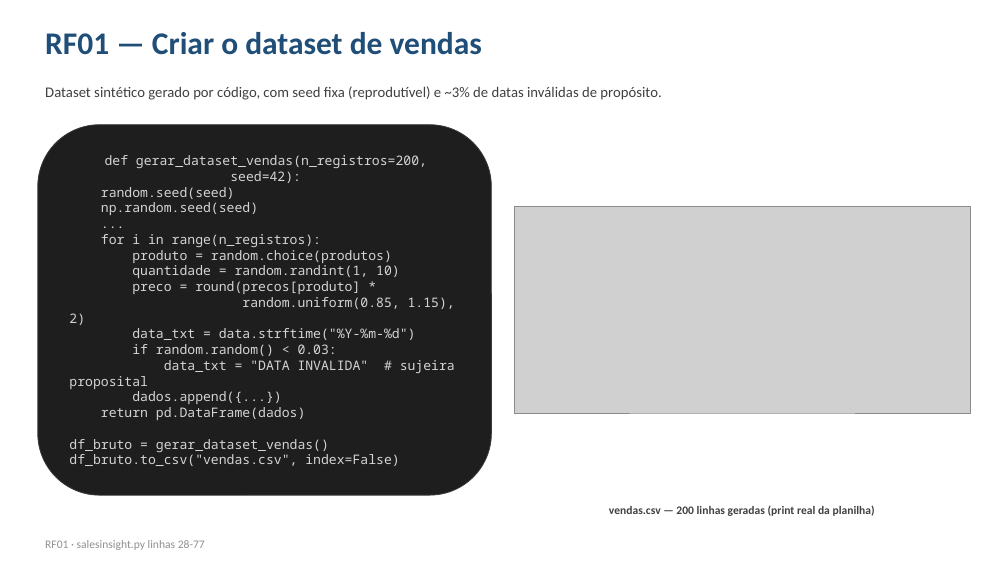
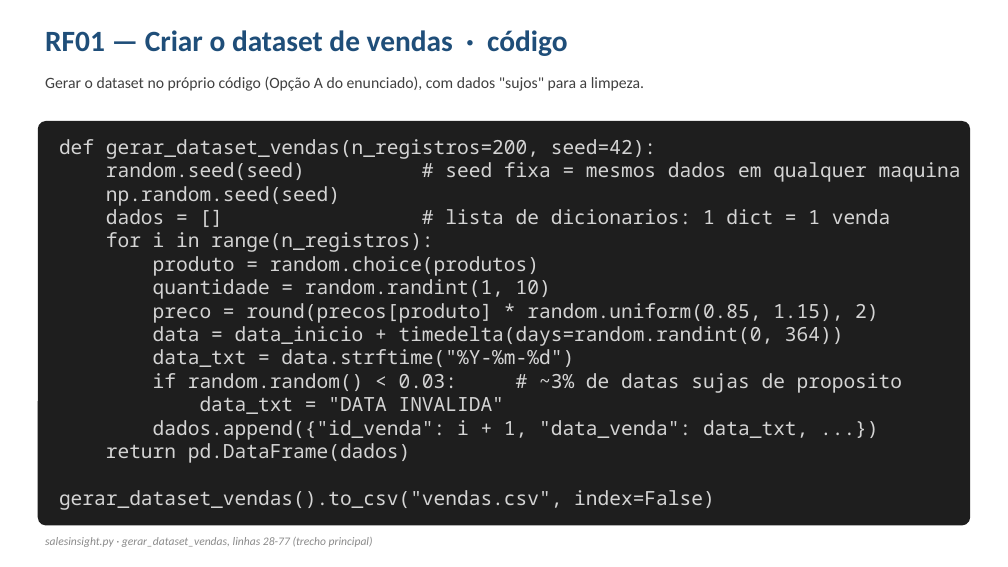
Before and after one commit to petersongardin/SalesInsight-PY, a slide deck: slide 4 of SalesInsight_PY.pptx (slide 3 before the commit). Drawn at 1008x567 pixels with LibreOffice and Linux fonts; fonts in the diff are those of the drawing; grey boxes stand for pictures. Boxes give left, top, right and bottom in pixels: in the first picture for what was removed or moved away, otherwise in the second. Text is boxed around its words. In the diff, an @@ line names an element or a change of style, - is before the commit and + after.

```diff
--- a/SalesInsight_PY.pptx
+++ b/SalesInsight_PY.pptx
@@ text at <box>45,30,567,56</box>: text changed; size 30 to 28 pt @@
-RF01 — Criar o dataset de vendas
+RF01 — Criar o dataset de vendas · código
@@ text removed at <box>45,86,661,100</box> @@
-Dataset sintético gerado por código, com seed fixa (reprodutível) e ~3% de datas inválidas de propósito.
@@ text added at <box>45,77,644,91</box>, 15 pt, text #404040 @@
+Gerar o dataset no próprio código (Opção A do enunciado), com dados "sujos" para a limpeza.
@@ rounded rectangle "def gerar_dataset_vendas(n_registros=200, seed=42):": place and size @@
-rounded rectangle "def gerar_dataset_vendas(n_registros=200, seed=42):" at <box>38,125,492,495</box>
+rounded rectangle "def gerar_dataset_vendas(n_registros=200, seed=42):" at <box>38,121,970,526</box>
@@ rounded rectangle "def gerar_dataset_vendas(n_registros=200, seed=42):" at <box>38,121,970,526</box>: vertical alignment middle to top; outline #3A3A3A 0.75 pt to none; proportions changed @@
@@ text in rounded rectangle at <box>59,139,656,463</box>: size 12.5 to 18.6 pt in "def gerar_dataset_vendas(n_registros=200, seed=42):", "np.random.seed(seed)", "for i in range(n_registros):", "produto = random.choice(produtos)" and 3 more places; alignment centre to left @@
@@ text in rounded rectangle at <box>106,162,961,182</box>: text changed; size 12.5 to 18.6 pt @@
-random.seed(seed)
+random.seed(seed) # seed fixa = mesmos dados em qualquer maquina
@@ text in rounded rectangle at <box>106,209,891,224</box>: text changed; size 12.5 to 18.6 pt @@
-...
+dados = [] # lista de dicionarios: 1 dict = 1 venda
@@ picture removed at <box>514,207,970,414</box> @@
@@ text in rounded rectangle at <box>153,303,878,346</box>: text changed; size 12.5 to 18.6 pt @@
-preco = round(precos[produto] *
-random.uniform(0.85, 1.15), 2)
+preco = round(precos[produto] * random.uniform(0.85, 1.15), 2)
+data = data_inicio + timedelta(days=random.randint(0, 364))
@@ text in rounded rectangle at <box>153,373,902,440</box>: text changed; size 12.5 to 18.6 pt @@
-if random.random() < 0.03:
-data_txt = "DATA INVALIDA" # sujeira proposital
-dados.append({...})
+if random.random() < 0.03: # ~3% de datas sujas de proposito
+data_txt = "DATA INVALIDA"
+dados.append({"id_venda": i + 1, "data_venda": data_txt, ...})
@@ text in rounded rectangle at <box>59,490,715,510</box>: text changed; size 12.5 to 18.6 pt @@
-df_bruto = gerar_dataset_vendas()
-df_bruto.to_csv("vendas.csv", index=False)
+gerar_dataset_vendas().to_csv("vendas.csv", index=False)
@@ text removed at <box>609,505,875,516</box> @@
-vendas.csv — 200 linhas geradas (print real da planilha)
@@ text at <box>45,537,373,547</box>: text changed; text colour #909090 to #8A8A8A; italic on @@
-RF01 · salesinsight.py linhas 28-77
+salesinsight.py · gerar_dataset_vendas, linhas 28-77 (trecho principal)
```
Also in this commit, not shown: 18 other slides changed, 19 slides added, 2 slides removed, 15 other files.
